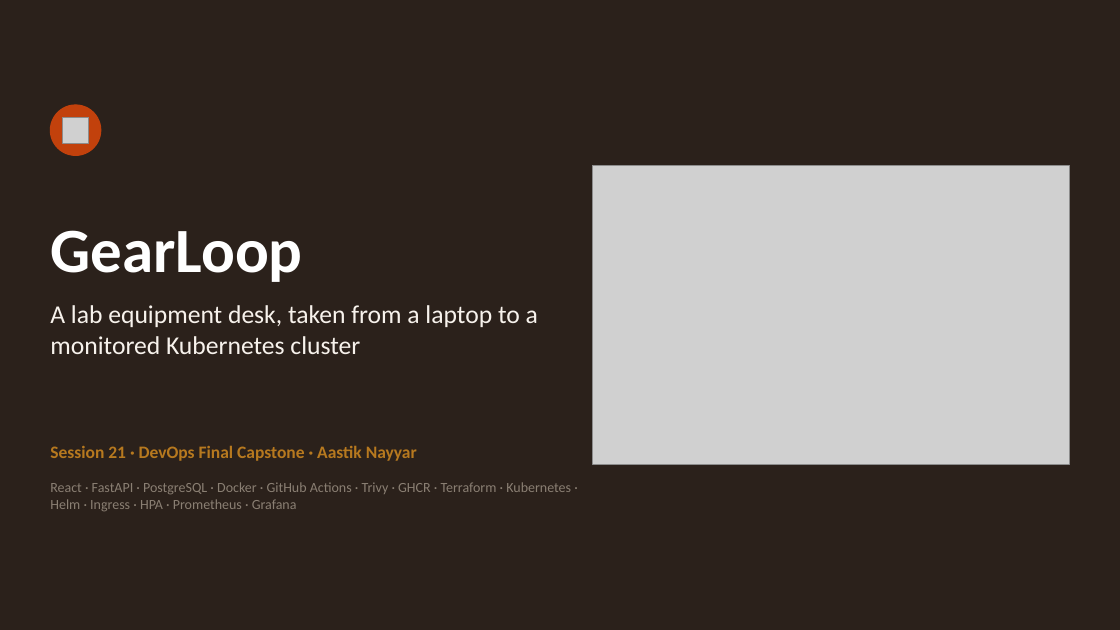
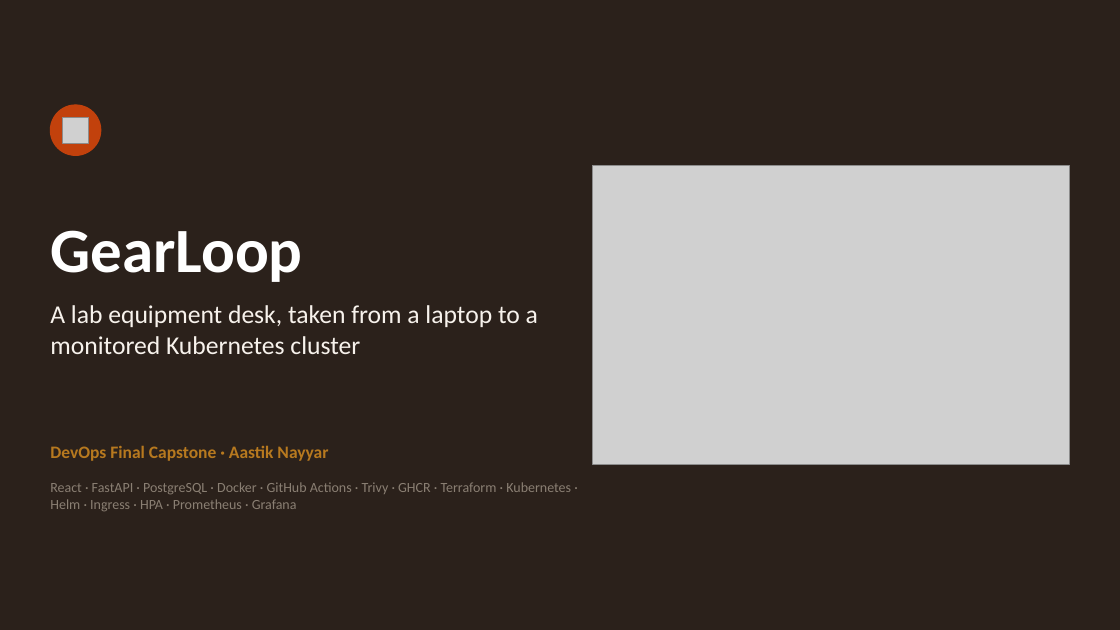
Before and after one commit to aastik-gg/DevOps_Project, a slide deck: slide 1 of demo/presentation.pptx. Drawn at 1120x630 pixels with LibreOffice and Linux fonts; fonts in the diff are those of the drawing; grey boxes stand for pictures. Boxes give left, top, right and bottom in pixels: in the first picture for what was removed or moved away, otherwise in the second. Text is boxed around its words. In the diff, an @@ line names an element or a change of style, - is before the commit and + after.

Commit message:
docs: drop the course session number from the README, deck and video

```diff
--- a/demo/presentation.pptx
+++ b/demo/presentation.pptx
@@ text at (x1=50, y1=446, x2=328, y2=461): text changed @@
-Session 21 · DevOps Final Capstone · Aastik Nayyar
+DevOps Final Capstone · Aastik Nayyar
```
Also in this commit, not shown: 20 other slides changed, 3 other files.
